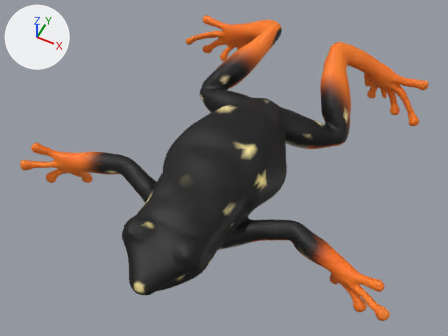
Renders of the glTF model public/assets/creatures/reedfrog.swim.glb from each side of a commit.
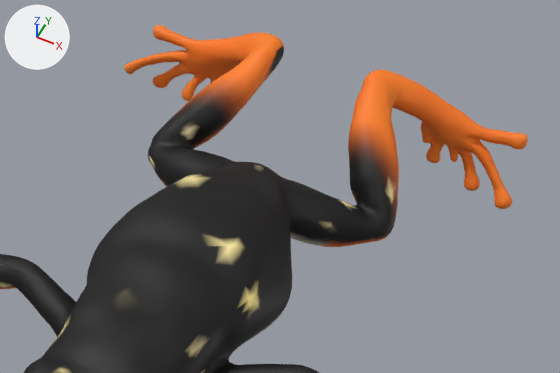
There are two pictures of each version: one whole from a 50 mm camera at (0.0206, -0.0383, 0.0574) aimed at (-0.001, 0.0051, 0.0032), one close up on the part from 25% to 100% of the width and 0% to 67% of the height. The axes (+X, +Y, +Z) are drawn at upper left. The lights are the same throughout. The older version's two pictures come first. Where no turn or scale is listed for an object, it has been applied to the vertices. Vertices at exactly the same position are counted once.

The older version as bpy lines, for what is in view:
```python
me_reedfrog_swim = bpy.data.meshes.new('reedfrog.swim')
me_reedfrog_swim.from_pydata(...)  # 12001 vertices, 23998 faces; spans x -0.0219..0.0219, y -0.022..0.022, z -0.0055..0.0055
me_reedfrog_swim.materials.append(mat_reedfrog_swim)
ob_reedfrog_swim = bpy.data.objects.new('reedfrog.swim', me_reedfrog_swim)
ob_reedfrog_swim.location = (-0.00007, 0.00717, 0.00448)
```
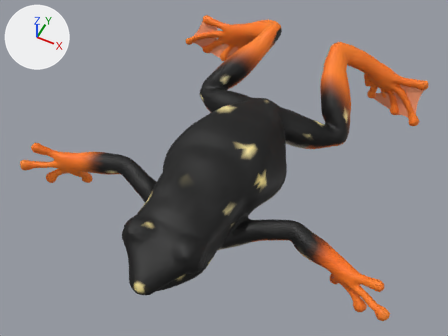
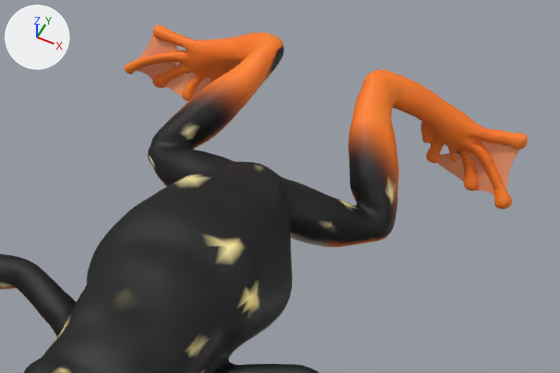
Boxes (x1, y1, x2, y2) around the edits, measured in the close-ups (560 x 373 px):
part 1 of me_reedfrog_swim, added (orange): after (136, 34, 211, 97)
part 2 of me_reedfrog_swim, added (orange): after (438, 139, 520, 195)

Diff of the bpy script that builds the scene:
```diff
--- a/public/assets/creatures/reedfrog.swim.glb.py
+++ b/public/assets/creatures/reedfrog.swim.glb.py
@@ me_reedfrog_swim @@
 # used by ob_reedfrog_swim; location = (-0.00007, 0.00717, 0.00448)
-me_reedfrog_swim.from_pydata(...)  # 12001 vertices, 23998 faces; spans x -0.0219..0.0219, y -0.022..0.022, z -0.0055..0.0055
+me_reedfrog_swim.from_pydata(...)  # 12546 vertices, 24894 faces; spans x -0.0219..0.0219, y -0.022..0.022, z -0.0055..0.0055
+# me_reedfrog_swim part 1: a new loose piece of 312 vertices spanning x -0.0184..-0.0097, y 0.02..0.0217, z -0.0052..0.0001, in mat_reedfrog_swim
+# me_reedfrog_swim part 2: a new loose piece of 233 vertices spanning x 0.0099..0.0169, y 0.0188..0.0213, z -0.0048..0.0003, in mat_reedfrog_swim
 me_reedfrog_swim.materials.append(mat_reedfrog_swim)
```
